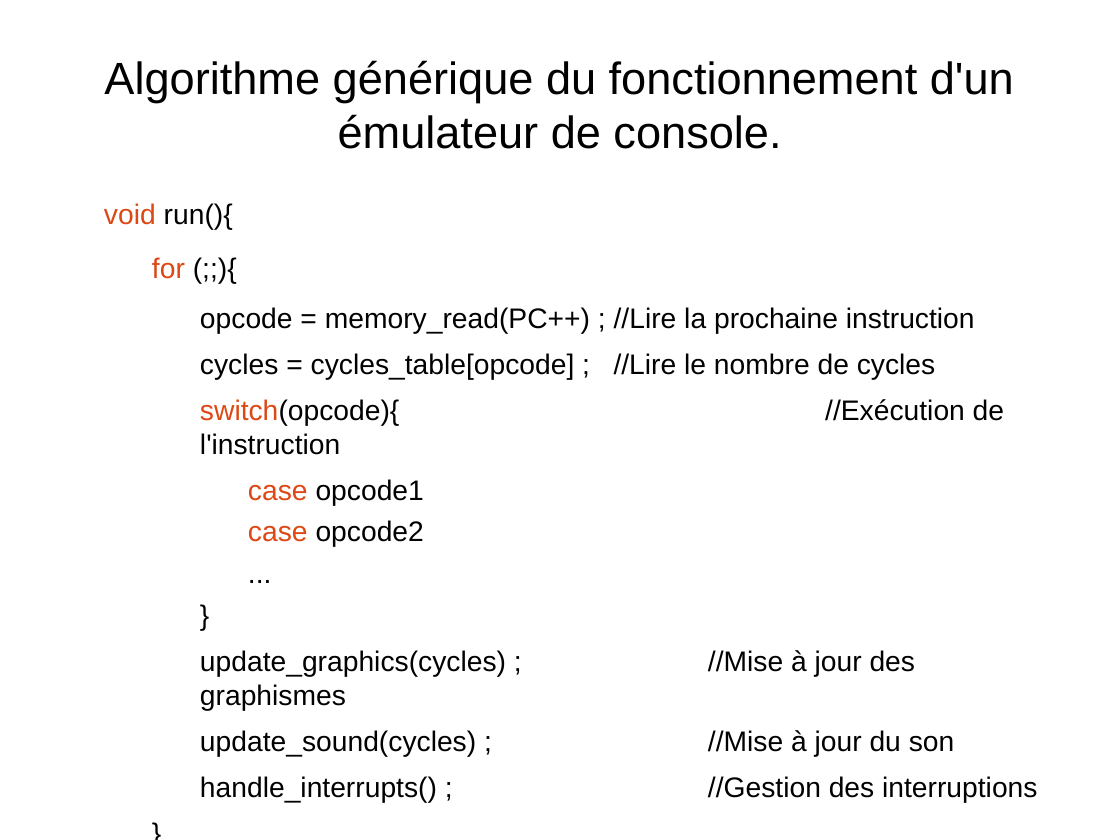
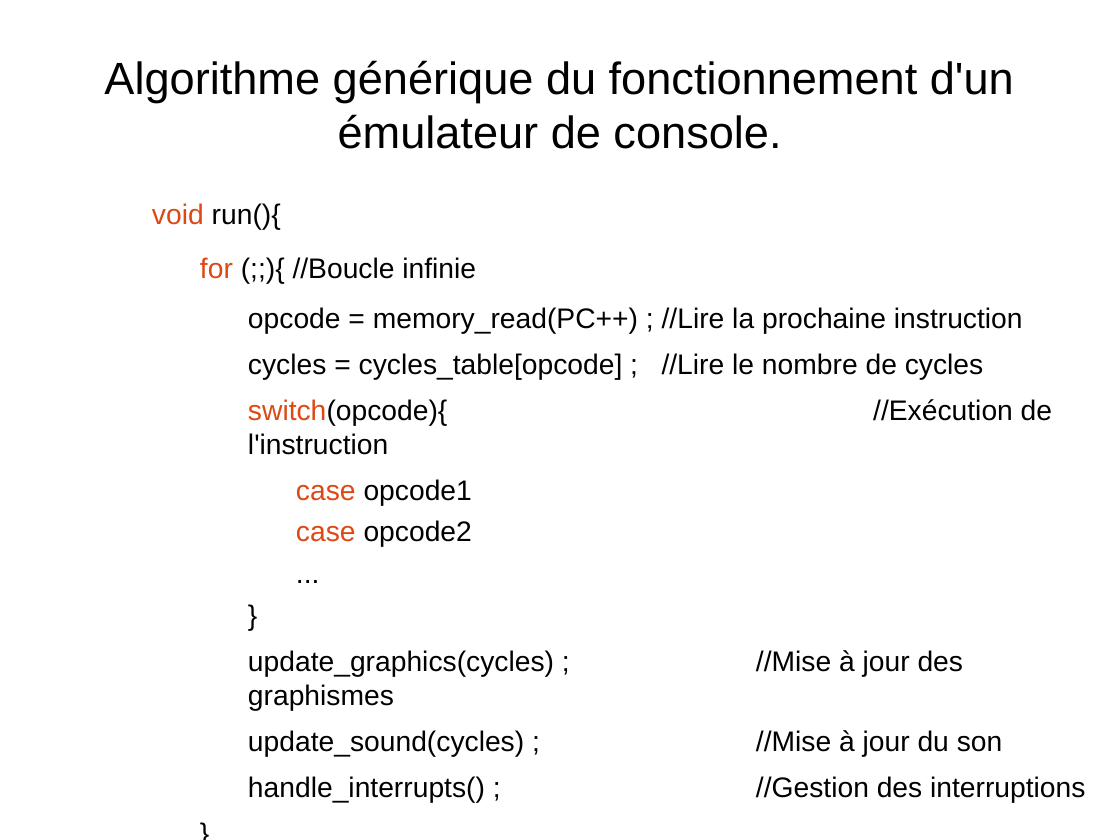
Before and after one commit to joakim-d/GroBoy, a slide deck: slide 8 of documents_TER/soutenance.odp. Drawn at 1120x840 pixels with LibreOffice and Linux fonts; fonts in the diff are those of the drawing. Boxes give left, top, right and bottom in pixels: in the first picture for what was removed or moved away, otherwise in the second. Text is boxed around its words. In the diff, an @@ line names an element or a change of style, - is before the commit and + after.

```diff
--- a/documents_TER/soutenance.odp
+++ b/documents_TER/soutenance.odp
@@ text "void run(){": place and size @@
-text "void run(){" at bbox=[104, 203, 1037, 803]
+text "void run(){" at bbox=[152, 203, 1085, 803]
@@ text at bbox=[200, 257, 476, 279]: text changed @@
-  for (;;){
+  for (;;){ //Boucle infinie
```
Also in this commit, not shown: 2 other slides changed.
